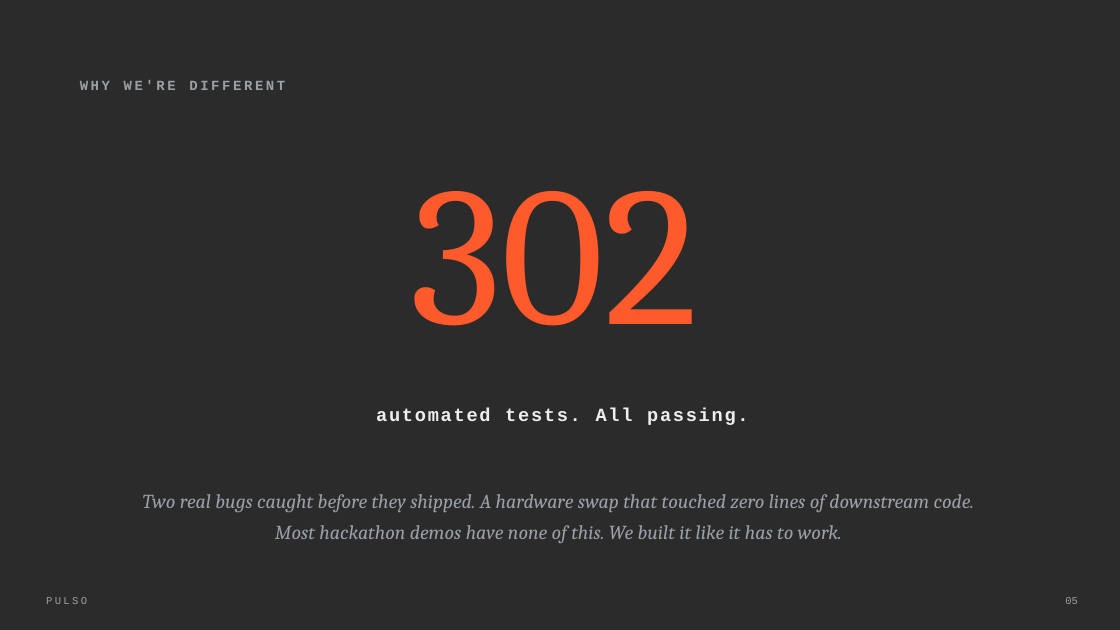
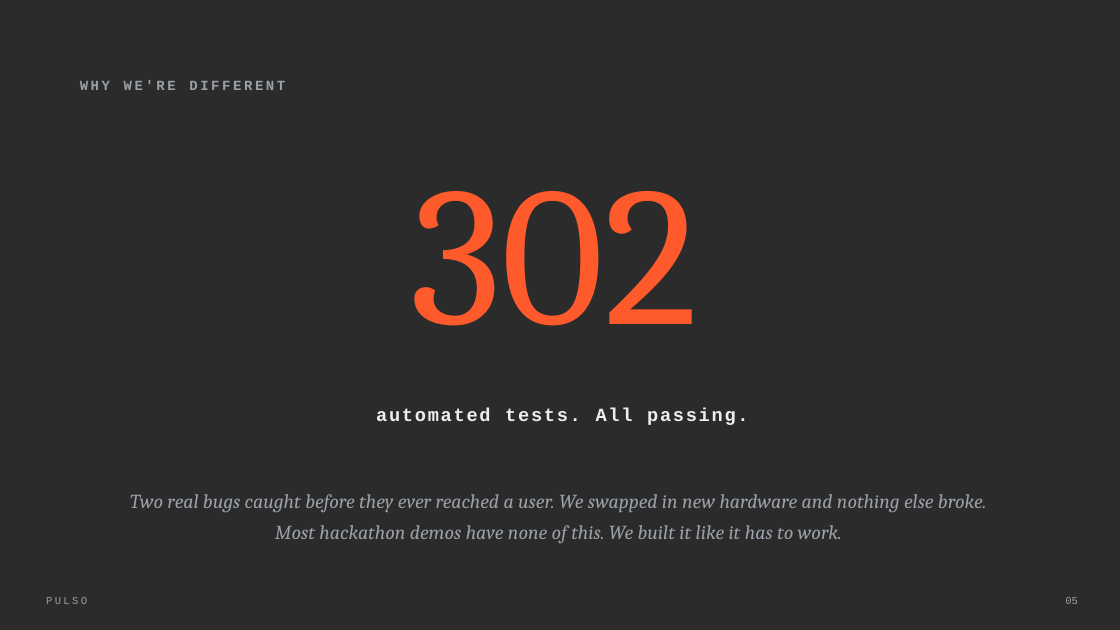
Before and after one commit to Davuddevelop/Pulso, a slide deck: slide 5 of presentation/Pulso_Pitch_Deck.pptx. Drawn at 1120x630 pixels with LibreOffice and Linux fonts; fonts in the diff are those of the drawing; background and template pictures are left out; a plain dark background stands for a picture behind light text. Boxes give left, top, right and bottom in pixels: in the first picture for what was removed or moved away, otherwise in the second. Text is boxed around its words. In the diff, an @@ line names an element or a change of style, - is before the commit and + after.

```diff
--- a/presentation/Pulso_Pitch_Deck.pptx
+++ b/presentation/Pulso_Pitch_Deck.pptx
@@ text at [130,494,986,512]: text changed @@
-Two real bugs caught before they shipped. A hardware swap that touched zero lines of downstream code.
+Two real bugs caught before they ever reached a user. We swapped in new hardware and nothing else broke.
```
Also in this commit, not shown: 3 other slides changed.
